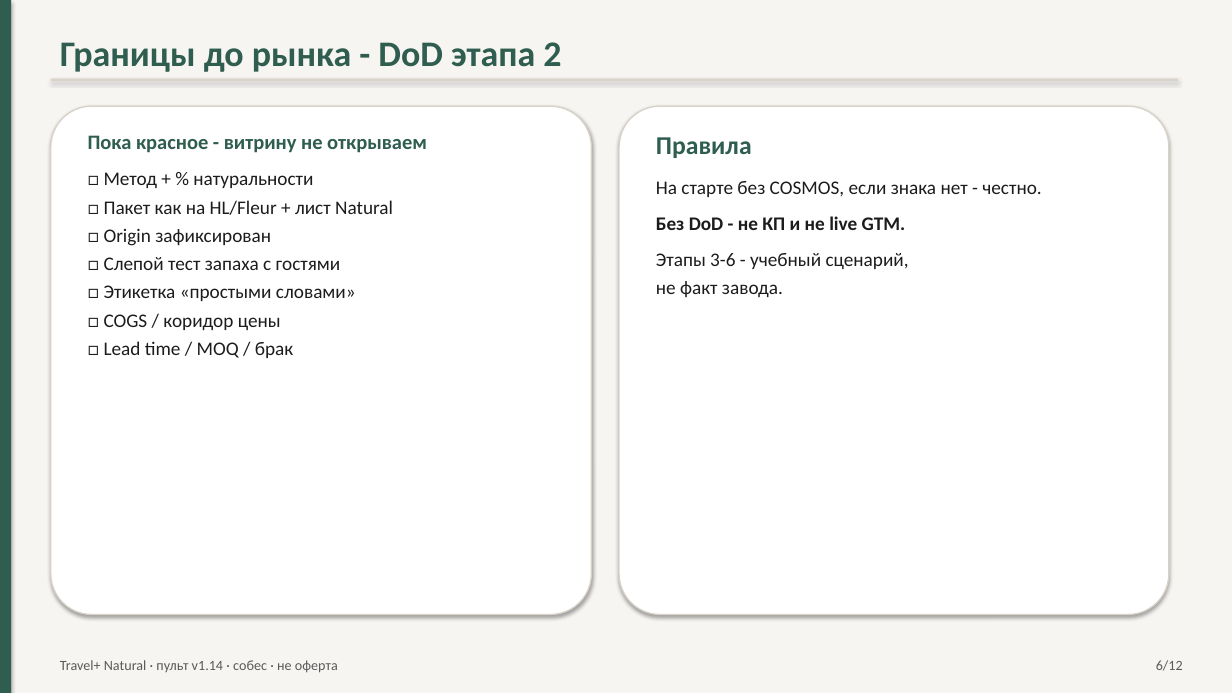
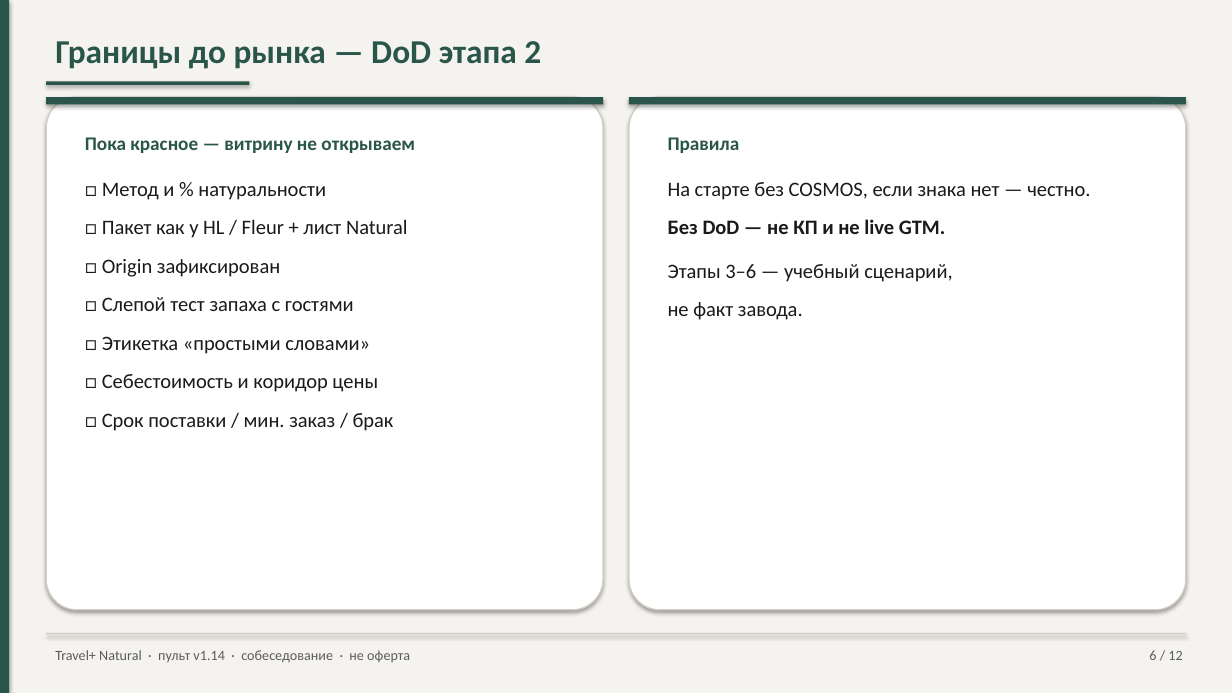
Before and after one commit to pagasbot-coder/Banya-Digital, a slide deck: slide 6 of knowledge-base/presentation-travelplus-interview.pptx. Drawn at 1232x693 pixels with LibreOffice and Linux fonts; fonts in the diff are those of the drawing. Boxes give left, top, right and bottom in pixels: in the first picture for what was removed or moved away, otherwise in the second. Text is boxed around its words. In the diff, an @@ line names an element or a change of style, - is before the commit and + after.

```diff
--- a/knowledge-base/presentation-travelplus-interview.pptx
+++ b/knowledge-base/presentation-travelplus-interview.pptx
@@ rectangle at (x1=0, y1=0, x2=1232, y2=693): fill #F7F5F2 to #F5F3EF @@
@@ rectangle at (x1=0, y1=0, x2=9, y2=693): fill #2F5D50 to #2A554A @@
@@ text at (x1=55, y1=41, x2=541, y2=69): text changed; size 28 to 26 pt; text colour #2F5D50 to #2A554A @@
-Границы до рынка - DoD этапа 2
+Границы до рынка — DoD этапа 2
@@ rectangle added at (x1=46, y1=81, x2=250, y2=85), fill #2A554A @@
@@ rectangle removed at (x1=51, y1=79, x2=1178, y2=81) @@
@@ rounded rectangle resized from (x1=619, y1=106, x2=1169, y2=615) to (x1=46, y1=97, x2=604, y2=610) @@
@@ rounded rectangle at (x1=46, y1=97, x2=604, y2=610): outline #D8D2C8 1 pt to #D4CEC4 1 pt; proportions changed @@
@@ rectangle added at (x1=46, y1=97, x2=604, y2=104), fill #2A554A @@
@@ rounded rectangle removed at (x1=51, y1=106, x2=592, y2=615) @@
@@ rounded rectangle added at (x1=629, y1=97, x2=1187, y2=610), fill #FFFFFF, outline #D4CEC4 1 pt @@
@@ rectangle added at (x1=629, y1=97, x2=1187, y2=104), fill #2A554A @@
@@ text at (x1=85, y1=137, x2=415, y2=238): text changed; size 15 to 16 pt; text colour #1C1C1C to #1A1A1A @@
-Пока красное - витрину не открываем
-□ Метод + % натуральности
-□ Пакет как на HL/Fleur + лист Natural
+Пока красное — витрину не открываем
+□ Метод и % натуральности
+□ Пакет как у HL / Fleur + лист Natural
@@ text "Правила" moved from (x1=656, y1=137, x2=1041, y2=297) to (x1=668, y1=137, x2=1090, y2=320) @@
@@ text at (x1=668, y1=137, x2=803, y2=320): size 20 to 15 pt, text colour #2F5D50 to #2A554A in "Правила"; size 15 to 16 pt, text colour #1C1C1C to #1A1A1A in "не факт завода."; line spacing 1 to 1.15; more space between paragraphs @@
@@ text at (x1=668, y1=182, x2=1090, y2=282): text changed; size 15 to 16 pt; text colour #1C1C1C to #1A1A1A @@
-На старте без COSMOS, если знака нет - честно.
-Без DoD - не КП и не live GTM.
-Этапы 3-6 - учебный сценарий,
+На старте без COSMOS, если знака нет — честно.
+Без DoD — не КП и не live GTM.
+Этапы 3–6 — учебный сценарий,
@@ text at (x1=102, y1=259, x2=370, y2=354): size 15 to 16 pt, text colour #1C1C1C to #1A1A1A in "□ Origin зафиксирован", "□ Слепой тест запаха с гостями", "□ Этикетка «простыми словами»"; line spacing 1 to 1.15; more space between paragraphs @@
@@ text at (x1=102, y1=374, x2=394, y2=431): text changed; size 15 to 16 pt; text colour #1C1C1C to #1A1A1A @@
-□ COGS / коридор цены
-□ Lead time / MOQ / брак
+□ Себестоимость и коридор цены
+□ Срок поставки / мин. заказ / брак
@@ rectangle added at (x1=46, y1=633, x2=1186, y2=634), fill #D4CEC4 @@
@@ text at (x1=55, y1=650, x2=410, y2=662): text changed; text colour #5A5A5A to #5C5C5C @@
-Travel+ Natural · пульт v1.14 · собес · не оферта
+Travel+ Natural · пульт v1.14 · собеседование · не оферта
@@ text at (x1=1149, y1=650, x2=1182, y2=660): text changed; text colour #5A5A5A to #5C5C5C @@
-6/12
+6 / 12
```
Also in this commit, not shown: 11 other slides changed, 10 other files.
